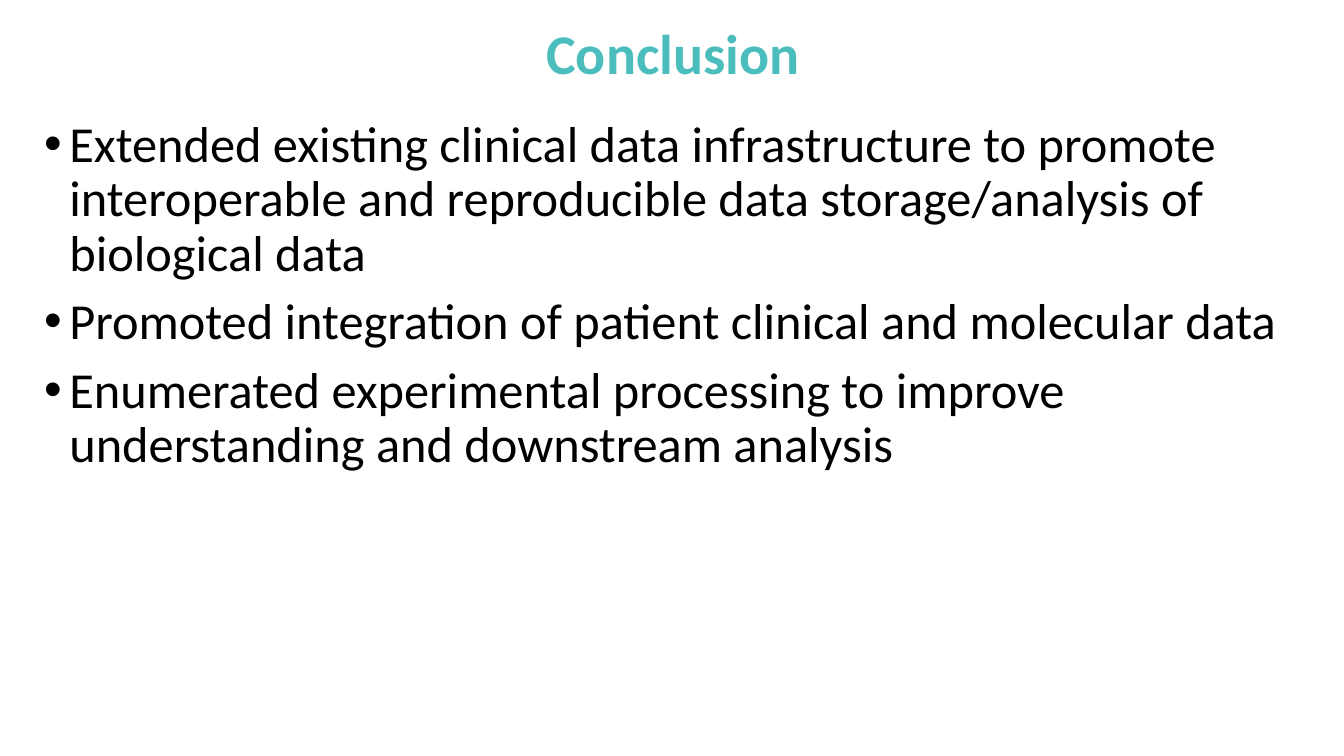
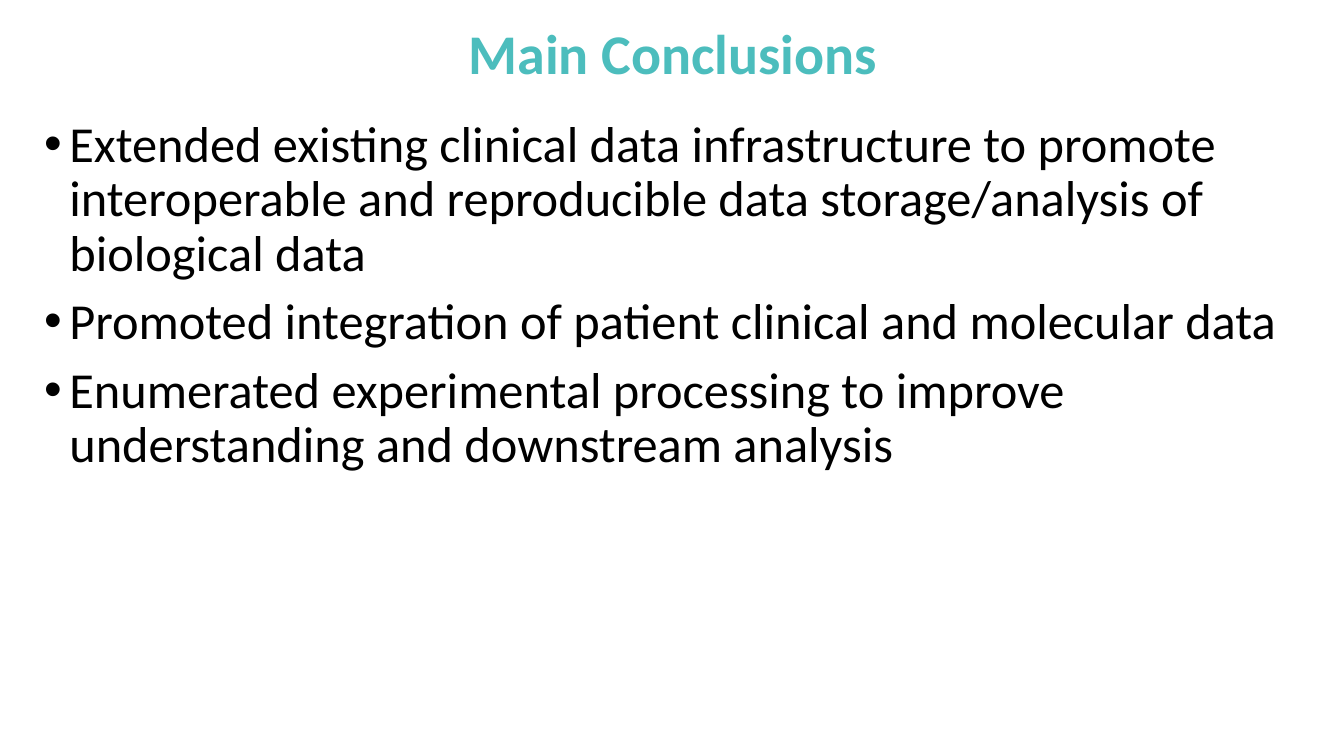
Before and after one commit to NCBI-Codeathons/OMOPOmics, a slide deck: slide 8 of docs/ppt/OMOPomics_Day3.pptx. Drawn at 1344x756 pixels with LibreOffice and Linux fonts; fonts in the diff are those of the drawing. Boxes give left, top, right and bottom in pixels: in the first picture for what was removed or moved away, otherwise in the second. Text is boxed around its words. In the diff, an @@ line names an element or a change of style, - is before the commit and + after.

```diff
--- a/docs/ppt/OMOPomics_Day3.pptx
+++ b/docs/ppt/OMOPomics_Day3.pptx
@@ title at (x1=469, y1=34, x2=877, y2=75): text changed @@
-Conclusion
+Main Conclusions
```
Also in this commit, not shown: 4 other slides changed.
